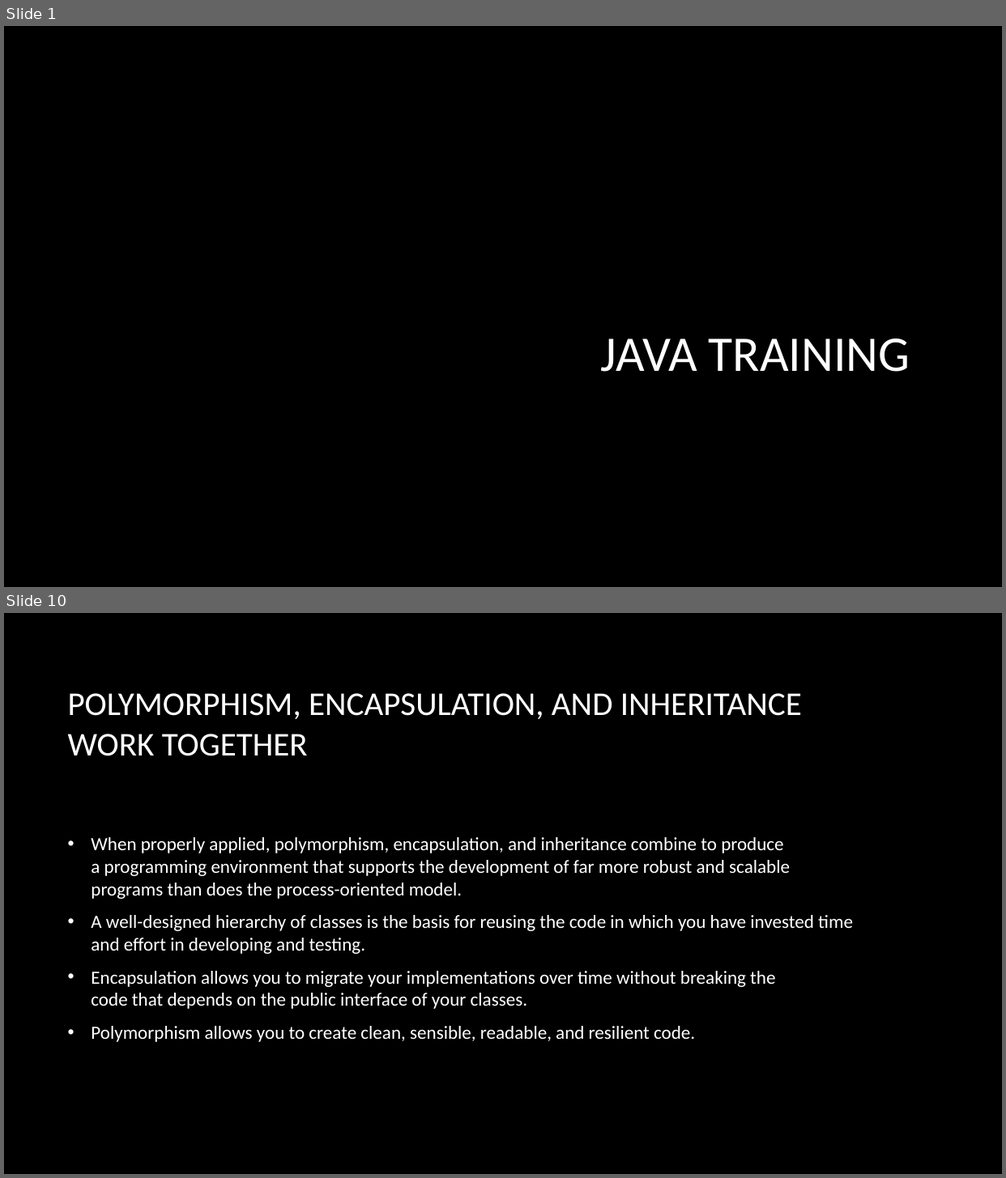
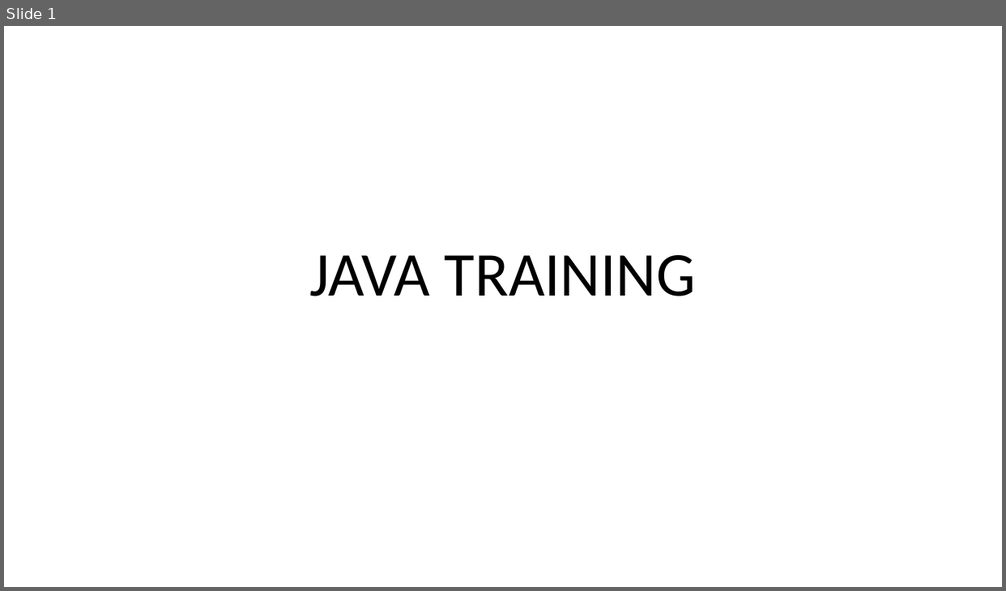
Before and after one commit to Praju-11/Java_Arctic, a slide deck: Day3.pptx. Shown one above the other, each under a label of ours: slides 1 and 10 before the commit, slide 1 after it; the slides between them are not shown. The pictures are 1006x1178 and 1006x591 pixels, drawn with LibreOffice and Linux fonts; fonts in the diff are those of the drawing; background and template pictures are left out. Boxes give left, top, right and bottom in pixels: in the first picture for what was removed or moved away, otherwise in the second. Text is boxed around its words. In the diff, an @@ line names an element or a change of style, - is before the commit and + after.

```diff
--- a/Day3.pptx
+++ b/Day3.pptx
@@ slide 10 removed at bbox=[4, 613, 1002, 1174], background picture (left out) @@
@@ title removed at bbox=[68, 693, 802, 756] @@
-POLYMORPHISM, ENCAPSULATION, AND INHERITANCE WORK TOGETHER
@@ text removed at bbox=[91, 837, 853, 1042] @@
-• When properly applied, polymorphism, encapsulation, and inheritance combine to produce
-  a programming environment that supports the development of far more robust and scalable
-  programs than does the process-oriented model.
-• A well-designed hierarchy of classes is the basis for reusing the code in which you have invested time and effort in developing and testing.
-• Encapsulation allows you to migrate your implementations over time without breaking the
-  code that depends on the public interface of your classes.
-• Polymorphism allows you to create clean, sensible, readable, and resilient code.
@@ slide 1 changed as well @@
@@ background picture (left out) to #FFFFFF @@
@@ title "JAVA TRAINING": place and size @@
-title "JAVA TRAINING" at bbox=[601, 339, 910, 372]
+title "JAVA TRAINING" at bbox=[309, 255, 696, 297]
@@ title "JAVA TRAINING" at bbox=[309, 255, 696, 297]: size 48 to 60 pt, text colour #FFFFFF to #000000; alignment right to centre; line spacing 1 to 0.9 @@
```
Also in this commit, not shown: 23 slides added, 10 other slides removed, 2 other files.
